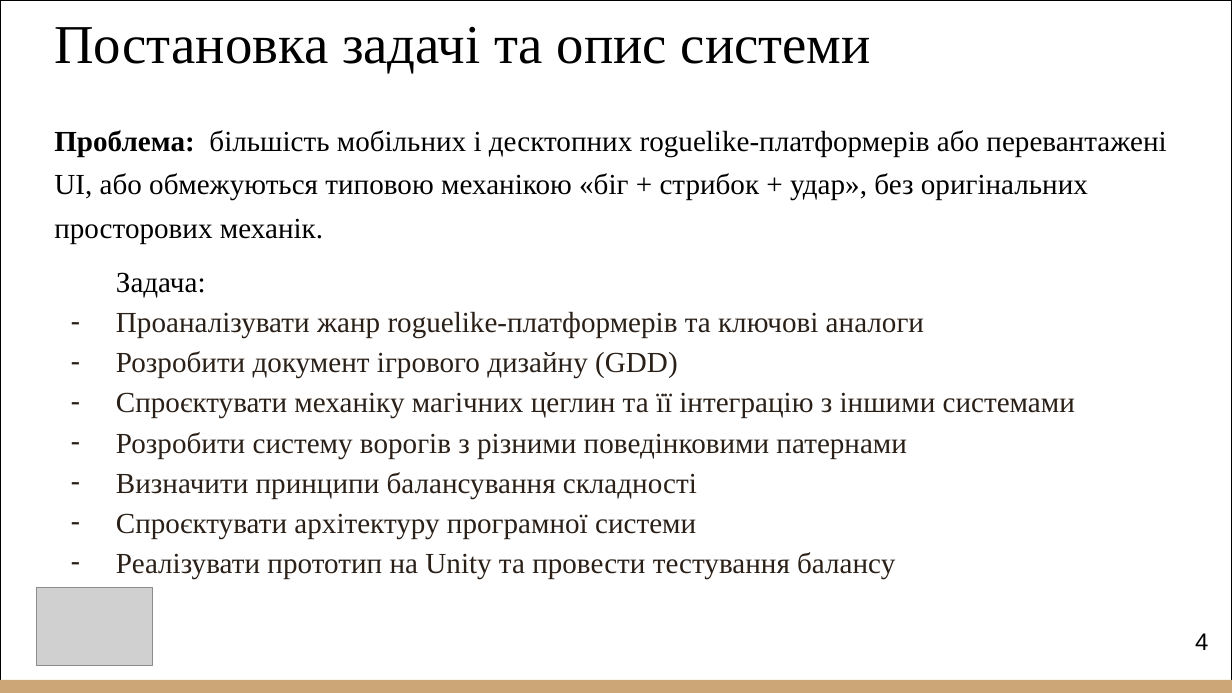
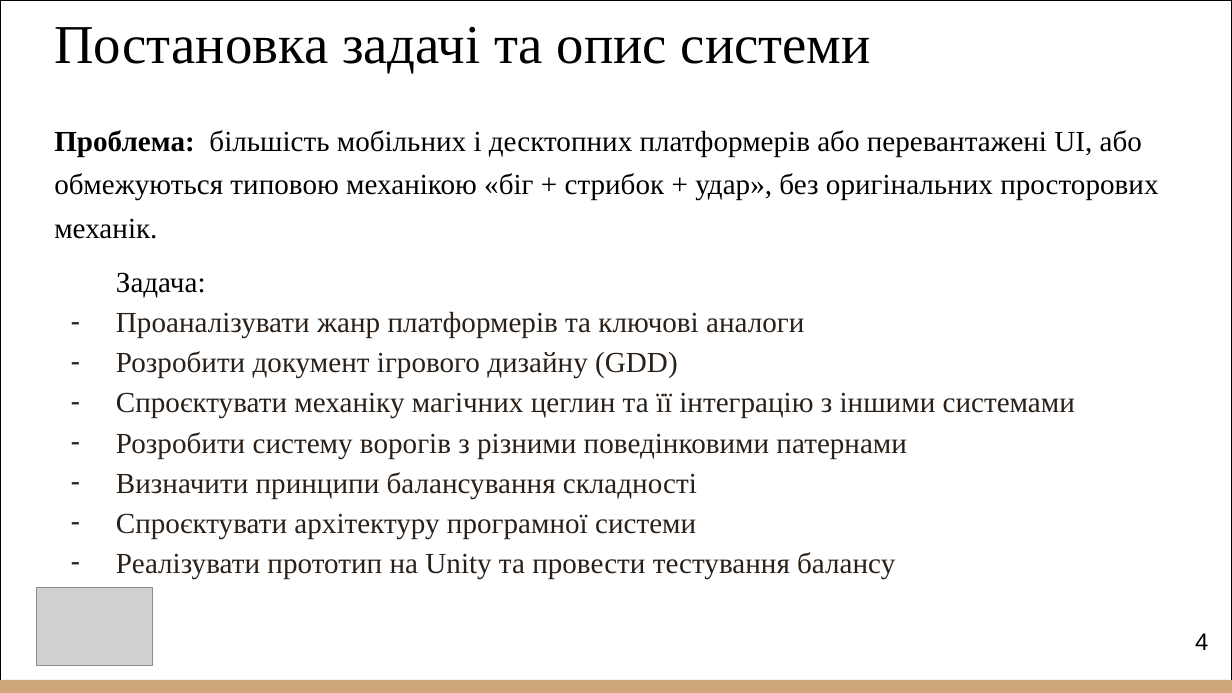
Before and after one commit to NureHertsevViacheslav/2026_B_PI_PZPI-22-4_Hertsev_V_A, a slide deck: slide 4 of 2026_Б_ПІ_ПЗПІ-22-4_Герцев_В_А.pptx. Drawn at 1232x693 pixels with LibreOffice and Linux fonts; fonts in the diff are those of the drawing; grey boxes stand for pictures. Boxes give left, top, right and bottom in pixels: in the first picture for what was removed or moved away, otherwise in the second. Text is boxed around its words. In the diff, an @@ line names an element or a change of style, - is before the commit and + after.

```diff
--- a/2026_Б_ПІ_ПЗПІ-22-4_Герцев_В_А.pptx
+++ b/2026_Б_ПІ_ПЗПІ-22-4_Герцев_В_А.pptx
@@ text at [54,130,1158,239]: text changed @@
-Проблема: більшість мобільних і десктопних roguelike-платформерів або перевантажені UI, або обмежуються типовою механікою «біг + стрибок + удар», без оригінальних просторових механік.
+Проблема: більшість мобільних і десктопних платформерів або перевантажені UI, або обмежуються типовою механікою «біг + стрибок + удар», без оригінальних просторових механік.
@@ text at [116,311,804,338]: text changed @@
-– Проаналізувати жанр roguelike-платформерів та ключові аналоги
+– Проаналізувати жанр платформерів та ключові аналоги
```
Also in this commit, not shown: 4 other slides changed.
